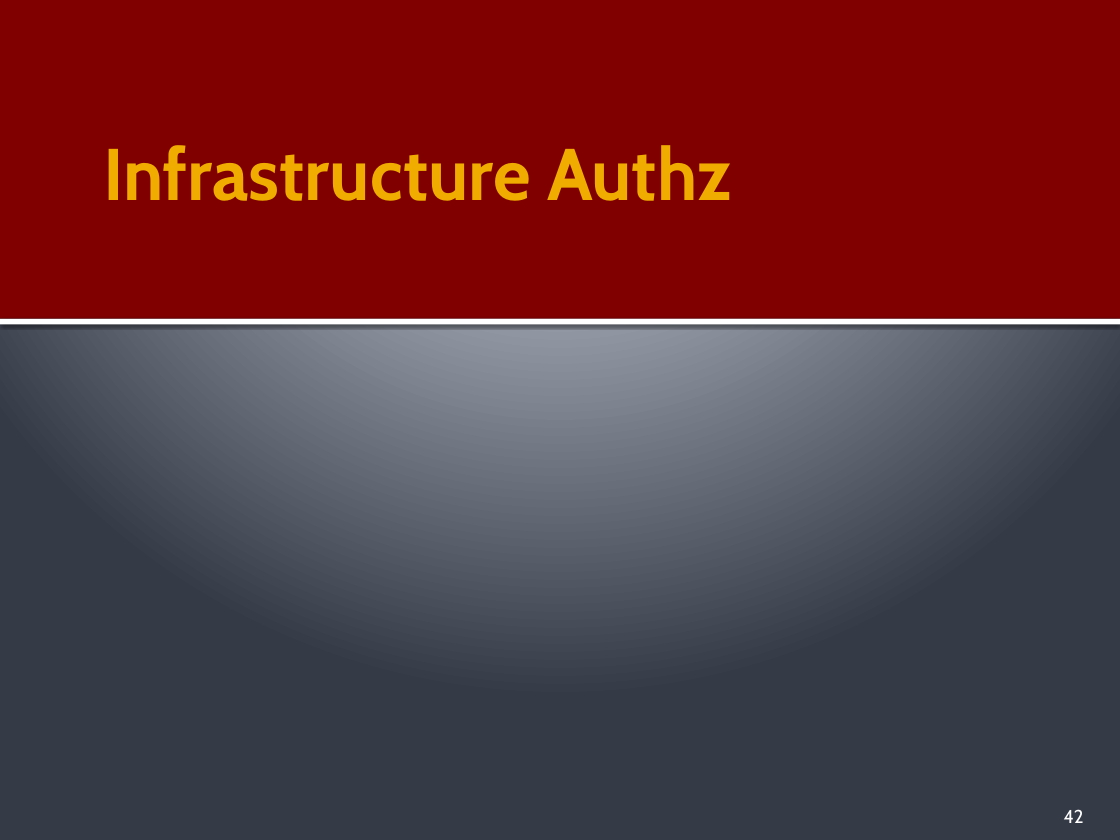
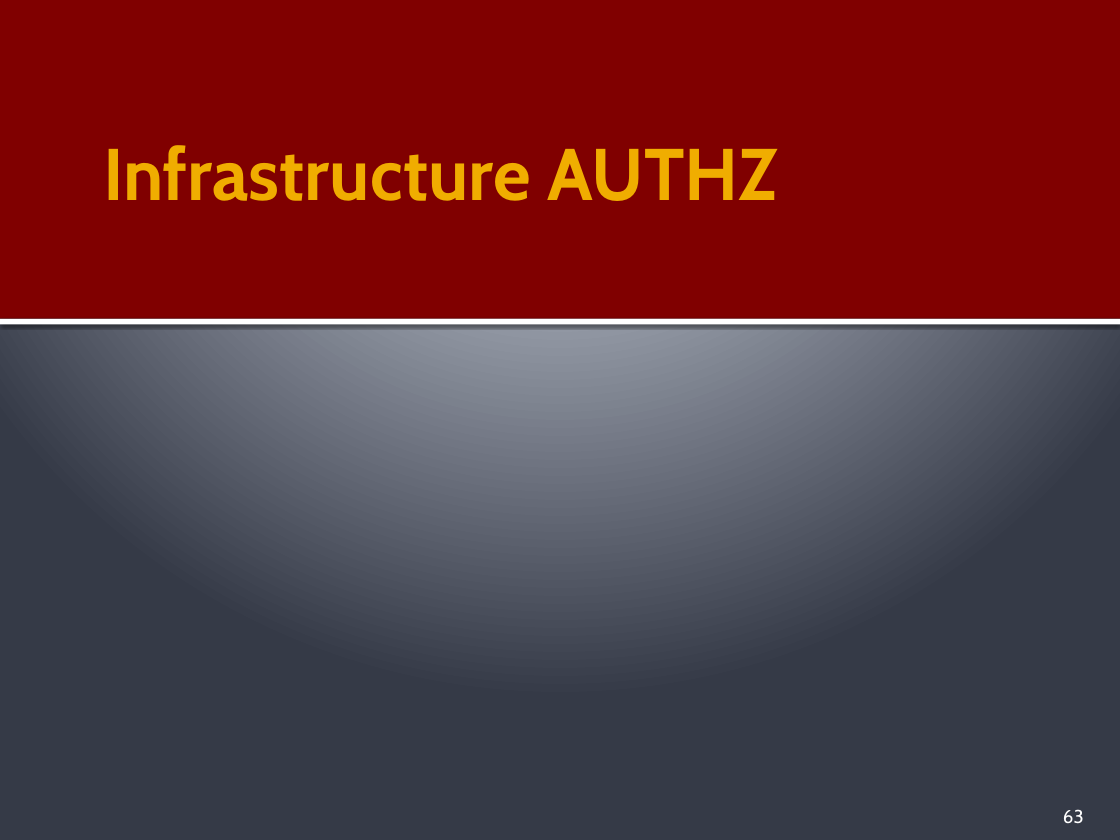
Before and after one commit to PauloGandraSousa/eapliframework, a slide deck: slide 63 of documentation/eapli.framework-Tech-Description.pptx (slide 42 before the commit). Drawn at 1120x840 pixels with LibreOffice and Linux fonts; fonts in the diff are those of the drawing. Boxes give left, top, right and bottom in pixels: in the first picture for what was removed or moved away, otherwise in the second. Text is boxed around its words. In the diff, an @@ line names an element or a change of style, - is before the commit and + after.

```diff
--- a/documentation/eapli.framework-Tech-Description.pptx
+++ b/documentation/eapli.framework-Tech-Description.pptx
@@ title at bbox=[103, 145, 779, 201]: text changed @@
-Infrastructure Authz
+Infrastructure AUTHZ
@@ page number at bbox=[1063, 809, 1084, 824]: text changed @@
-42
+63
```
Also in this commit, not shown: 18 other slides changed, 33 slides added, 8 slides removed, 1 other file.
